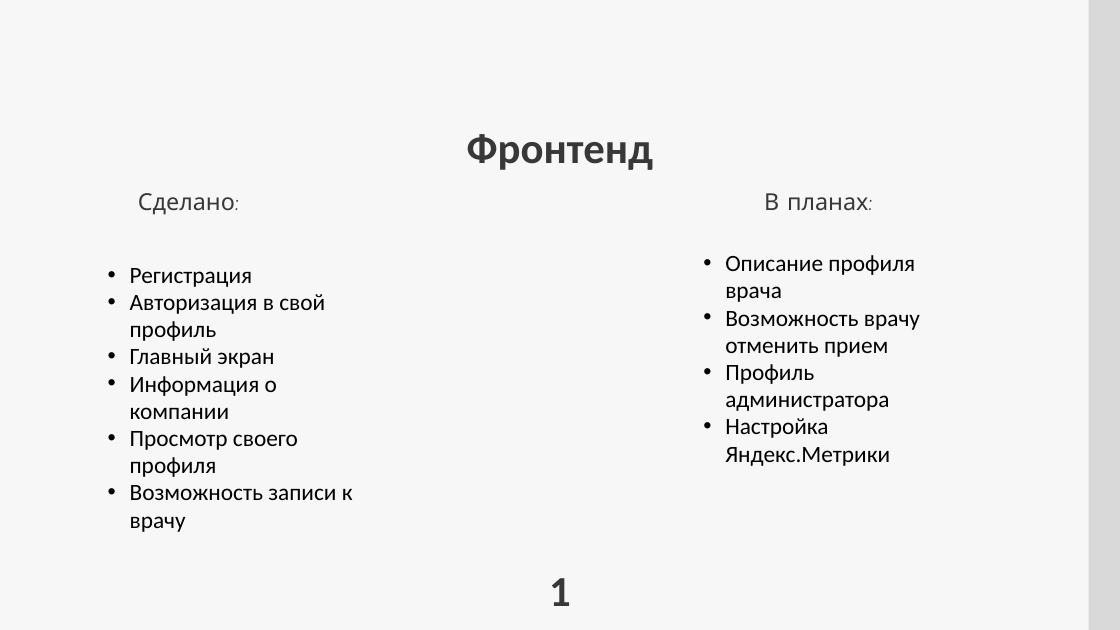
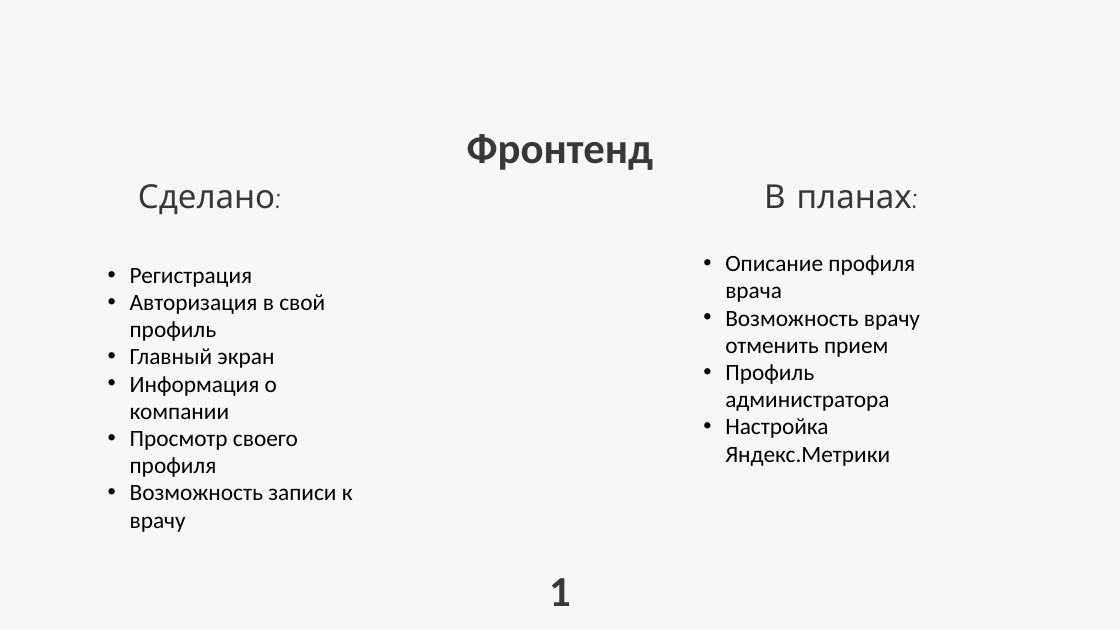
Before and after one commit to Fextice/HealHub, a slide deck: slide 2 of presentation/HealHub_prez2atta.pptx. Drawn at 1120x630 pixels with LibreOffice and Linux fonts; fonts in the diff are those of the drawing. Boxes give left, top, right and bottom in pixels: in the first picture for what was removed or moved away, otherwise in the second. Text is boxed around its words. In the diff, an @@ line names an element or a change of style, - is before the commit and + after.

```diff
--- a/presentation/HealHub_prez2atta.pptx
+++ b/presentation/HealHub_prez2atta.pptx
@@ rectangle: place and size @@
-rectangle at box(0, 0, 1088, 630)
+rectangle at box(0, 0, 1120, 630)
@@ rectangle removed at box(0, 0, 1120, 630) @@
@@ text "Сделано:" at box(138, 184, 275, 214): size 24 to 34 pt @@
@@ text "В планах:" at box(764, 184, 912, 209): size 24 to 34 pt @@
```
Also in this commit, not shown: 1 other slide changed, 1 other file.
